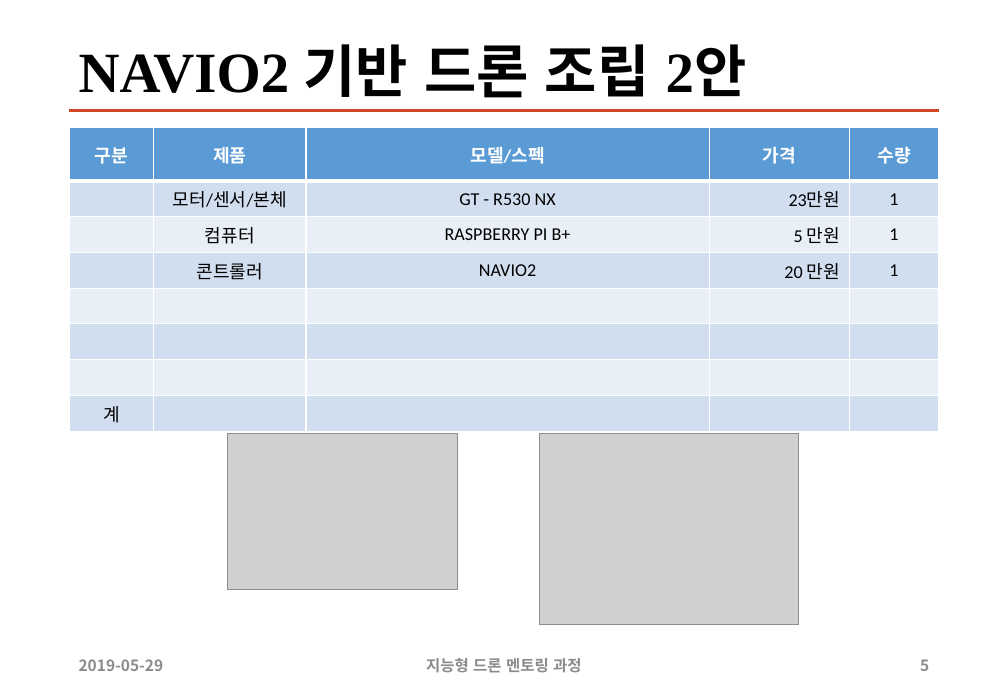
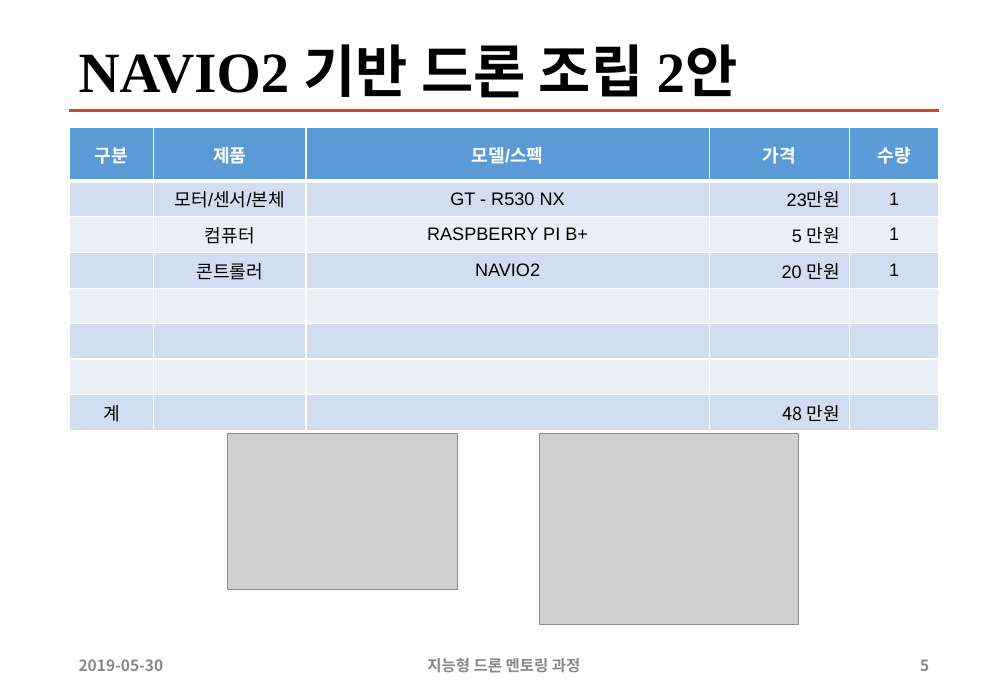
Before and after one commit to sunabove/autopilot_doc, a slide deck: slide 5 of 120 구매/107 지능형 드론 멘토링 HW 구매 목록 19년 5월 V1.1.pptx. Drawn at 1008x698 pixels with LibreOffice and Linux fonts; fonts in the diff are those of the drawing; grey boxes stand for pictures. Boxes give left, top, right and bottom in pixels: in the first picture for what was removed or moved away, otherwise in the second. Text is boxed around its words. In the diff, an @@ line names an element or a change of style, - is before the commit and + after.

```diff
--- a/120 구매/107 지능형 드론 멘토링 HW 구매 목록 19년 5월 V1.1.pptx
+++ b/120 구매/107 지능형 드론 멘토링 HW 구매 목록 19년 5월 V1.1.pptx
@@ title "NAVIO2 기반 드론 조립 2안" rewrapped from (79, 44, 747, 98) to (79, 44, 738, 98) @@
@@ table at (69, 128, 939, 433) @@
-row 8, column 4: 
+row 8, column 4: 48 만원
@@ fill #D2DEEF to #D0DEEF in 20 cells @@
@@ fill #EAEFF7 to #E9EFF7 in 15 cells @@
@@ font Calibri to Arial in "구분", "제품", "모델/스펙", "가격" and 12 more places @@
@@ text at (79, 659, 164, 671): text changed; text colour #8C8C8C to #888888 @@
-2019-05-29
+2019-05-30
@@ text "지능형 드론 멘토링 과정" at (427, 658, 580, 673): text colour #8C8C8C to #888888 @@
```
Also in this commit, not shown: 9 other slides changed, 7 other files.
